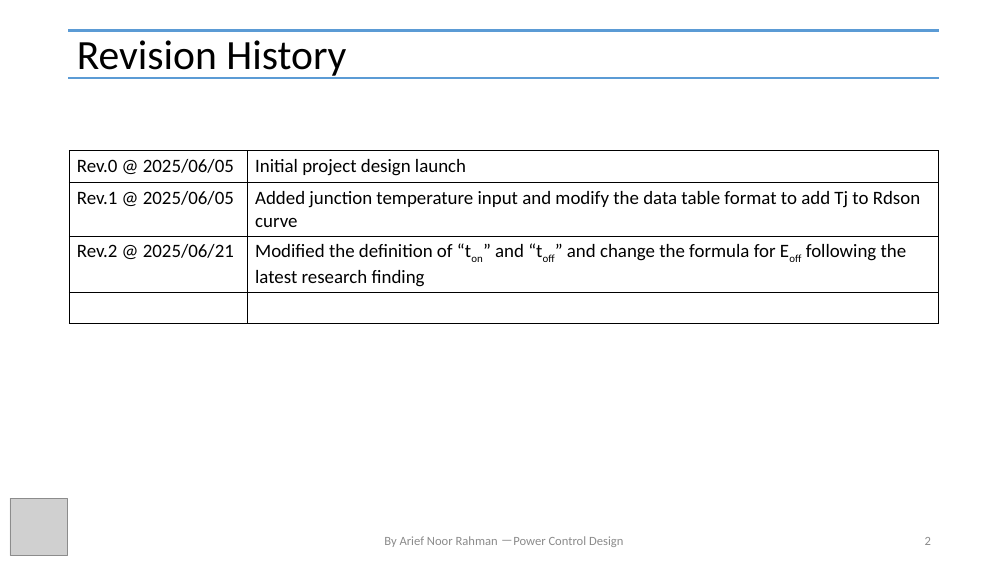
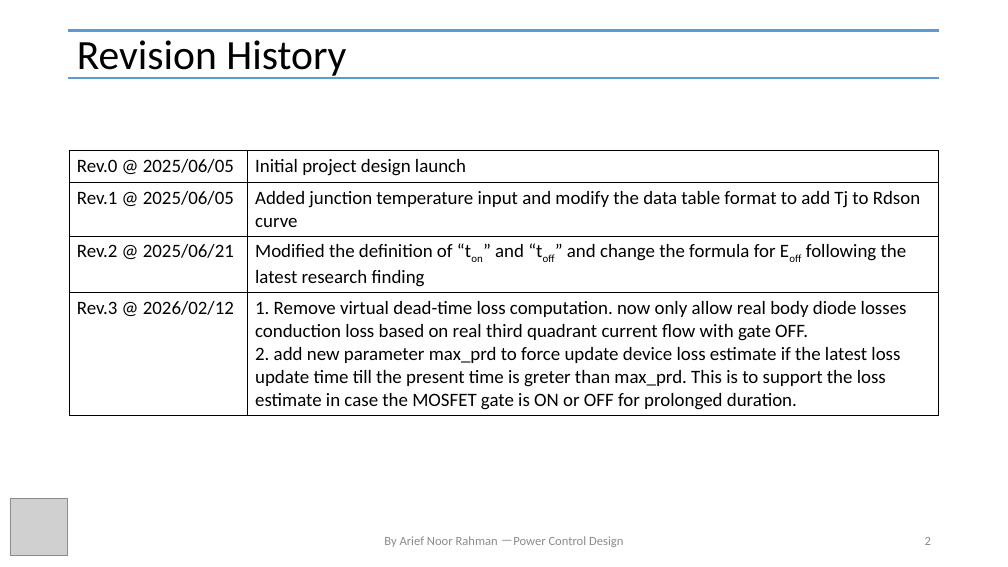
Before and after one commit to physicboy/QSPICE, a slide deck: slide 2 of Ideal PWL Transient Losses Analysis/PWL Losses Analysis.pptx. Drawn at 1008x567 pixels with LibreOffice and Linux fonts; fonts in the diff are those of the drawing; grey boxes stand for pictures; background and template pictures are left out. Boxes give left, top, right and bottom in pixels: in the first picture for what was removed or moved away, otherwise in the second. Text is boxed around its words. In the diff, an @@ line names an element or a change of style, - is before the commit and + after.

Commit message:
Rev 3 PWL losses push
push

```diff
--- a/Ideal PWL Transient Losses Analysis/PWL Losses Analysis.pptx
+++ b/Ideal PWL Transient Losses Analysis/PWL Losses Analysis.pptx
@@ table at (70, 151, 939, 414) @@
-row 4, column 1: 
+row 4, column 1: Rev.3 @ 2026/02/12
-row 4, column 2: 
+row 4, column 2: 1. Remove virtual dead-time loss computation. now only allow real body diode losses conduction loss based on real third quadrant current flow with gate OFF. / 2. add new parameter max_prd to force update device loss estimate if the latest loss update time till the present time is greter than max_prd. This is to support the loss estimate in case the MOSFET gate is ON or OFF for prolonged duration.
```
Also in this commit, not shown: 2 other slides changed, 1 slide added, 10 other files.
